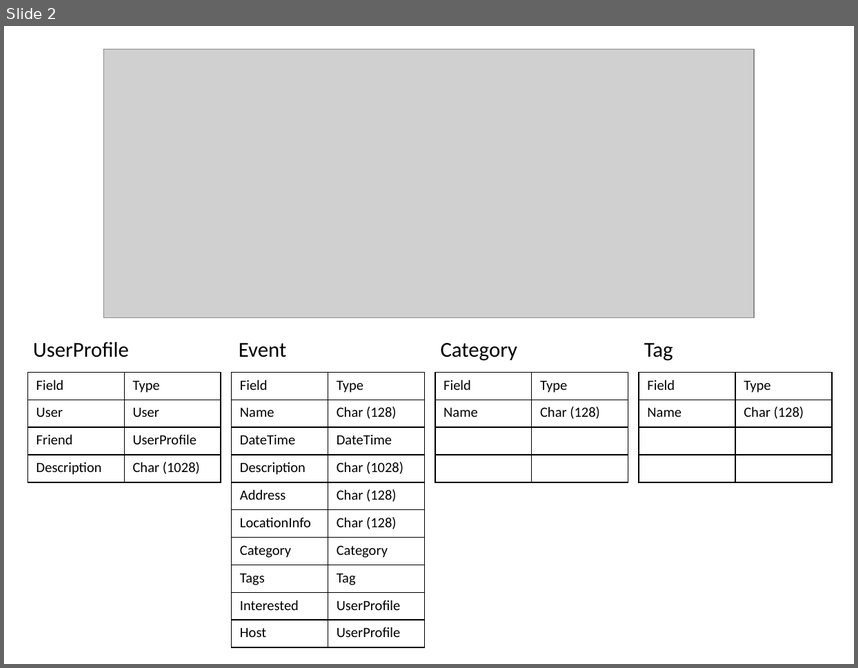
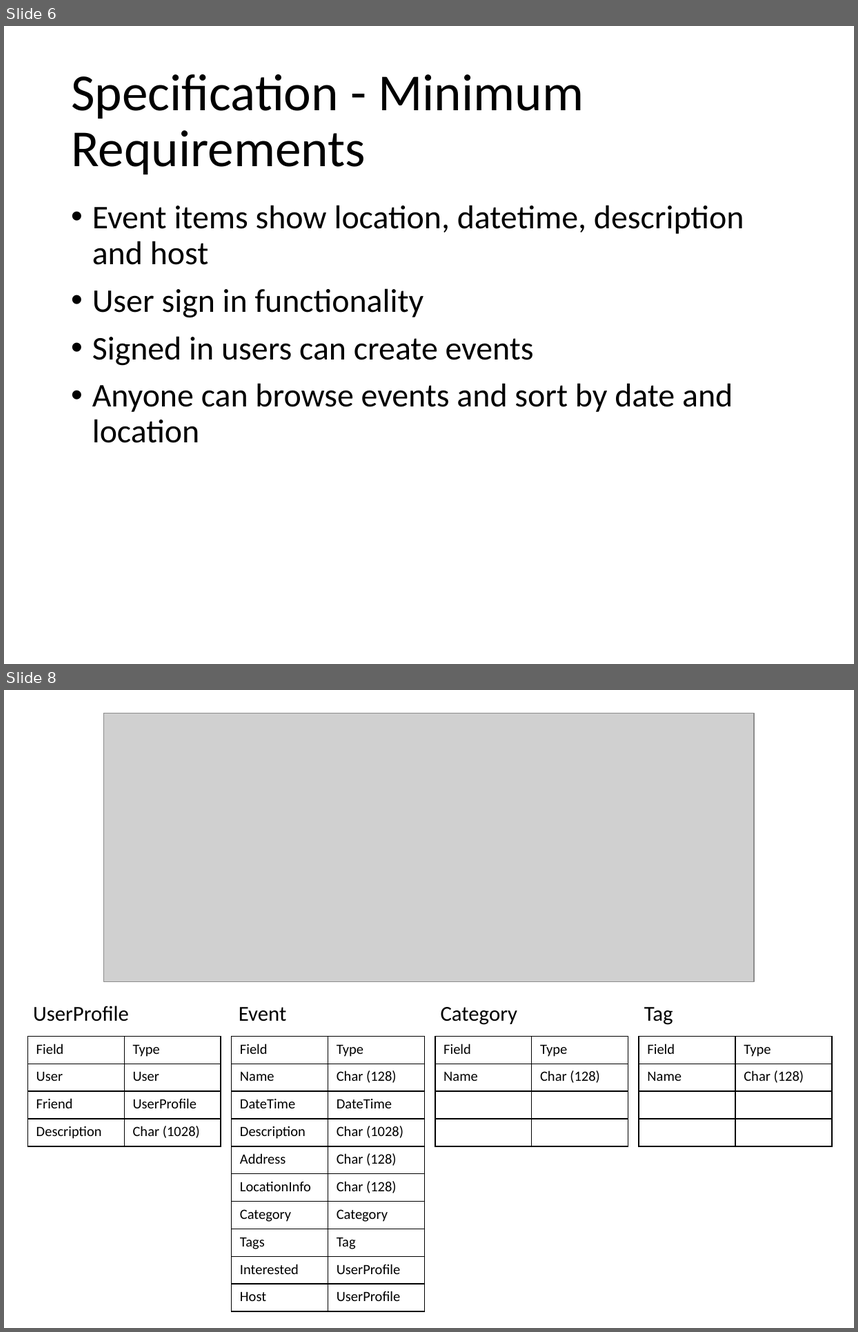
Before and after one commit to Lindronics/wad2_group_project, a slide deck: design_spec/design_specification.pptx. Shown one above the other, each under a label of ours: slide 2 before the commit, slides 6 and 8 after it; the slides between them are not shown. The pictures are 858x668 and 858x1332 pixels, drawn with LibreOffice and Linux fonts; fonts in the diff are those of the drawing; grey boxes stand for pictures. Boxes give left, top, right and bottom in pixels: in the first picture for what was removed or moved away, otherwise in the second. Text is boxed around its words. In the diff, an @@ line names an element or a change of style, - is before the commit and + after.

```diff
--- a/design_spec/design_specification.pptx
+++ b/design_spec/design_specification.pptx
@@ slide 6 added at bbox=[4, 26, 854, 664], background #FFFFFF @@
@@ title added at bbox=[71, 74, 584, 174], 44 pt, text #000000 @@
+Specification - Minimum Requirements
@@ text added at bbox=[92, 205, 744, 443], 28 pt, text #000000 @@
+• Event items show location, datetime, description and host
+• User sign in functionality
+• Signed in users can create events
+• Anyone can browse events and sort by date and location
@@ what was slide 2 is now slide 8 @@
```
Also in this commit, not shown: 6 other slides added.
